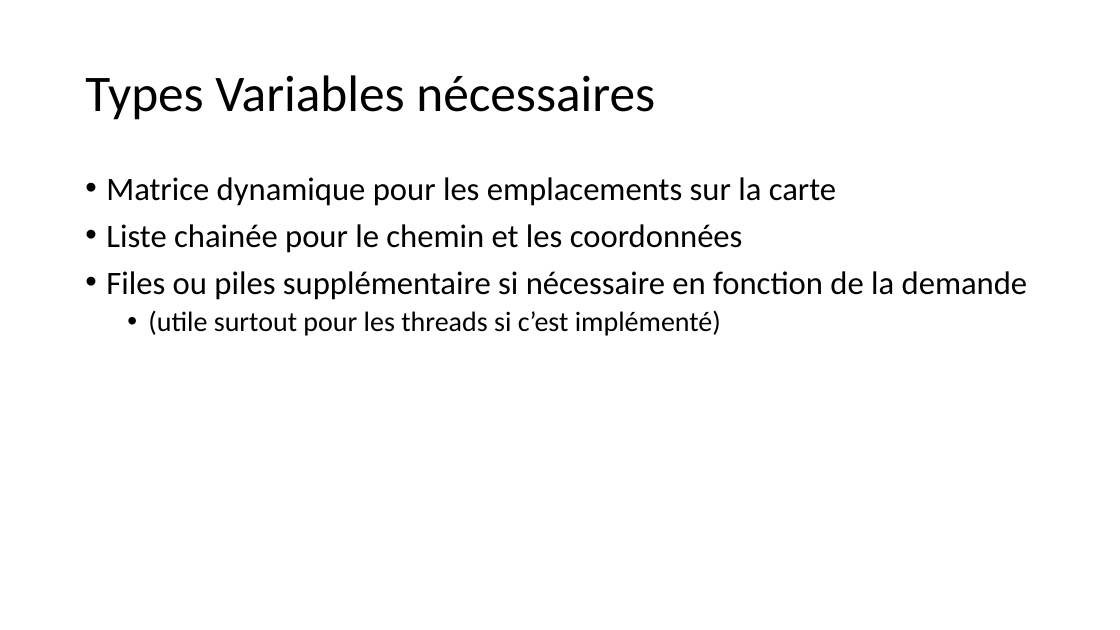
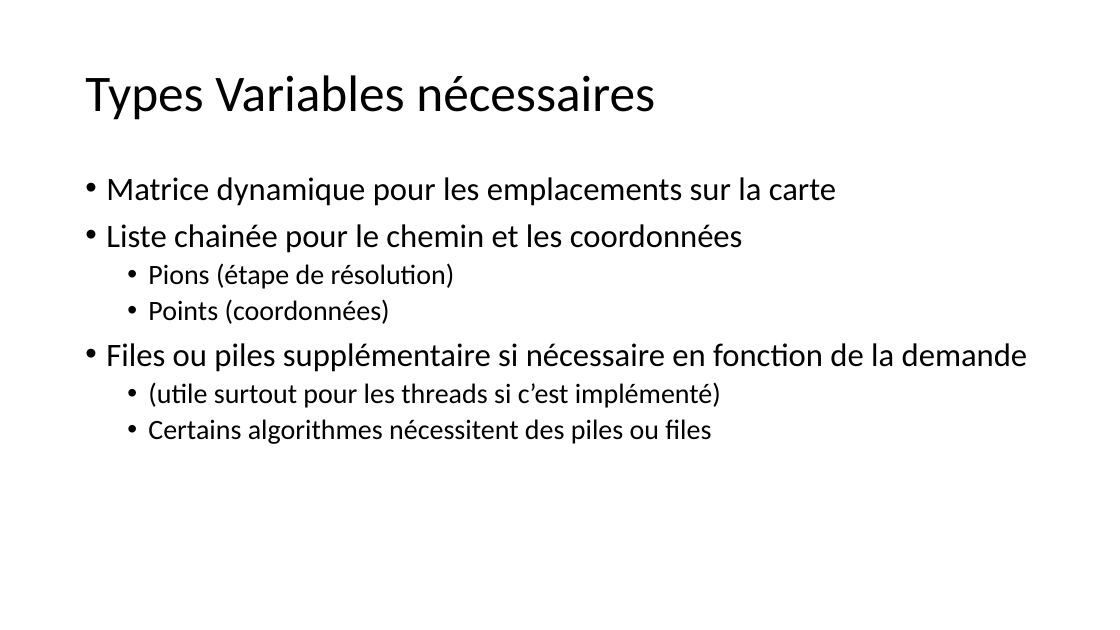
Before and after one commit to felttl/Mazer, a slide deck: slide 4 of presentation.pptx. Drawn at 1120x630 pixels with LibreOffice and Linux fonts; fonts in the diff are those of the drawing. Boxes give left, top, right and bottom in pixels: in the first picture for what was removed or moved away, otherwise in the second. Text is boxed around its words. In the diff, an @@ line names an element or a change of style, - is before the commit and + after.

```diff
--- a/presentation.pptx
+++ b/presentation.pptx
@@ text at (x1=148, y1=263, x2=455, y2=324): paragraphs added @@
+  • Pions (étape de résolution)
+  • Points (coordonnées)
@@ text at (x1=148, y1=419, x2=711, y2=444): paragraph added @@
+  • Certains algorithmes nécessitent des piles ou files
```
Also in this commit, not shown: 4 other slides changed.
